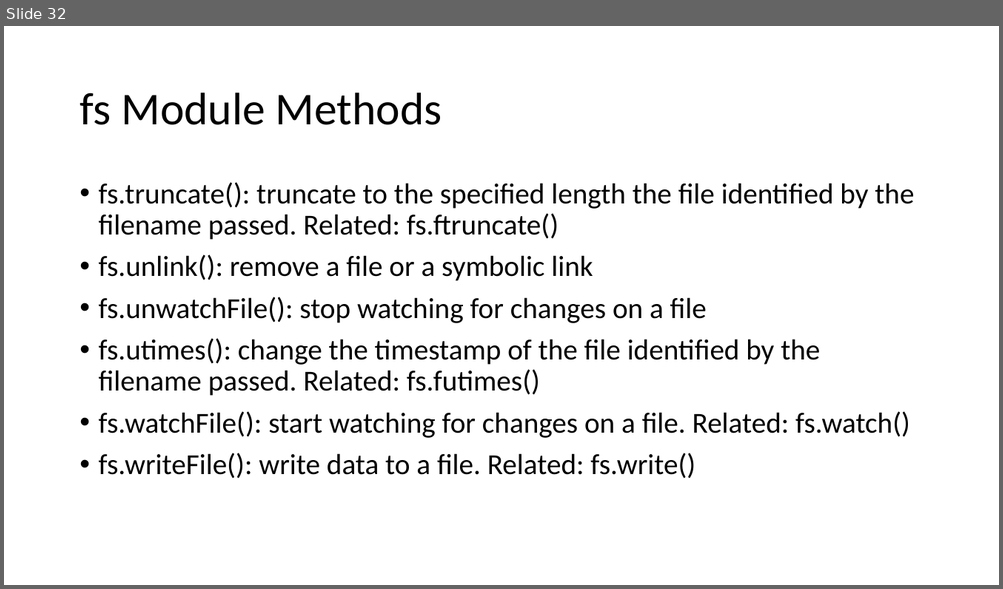
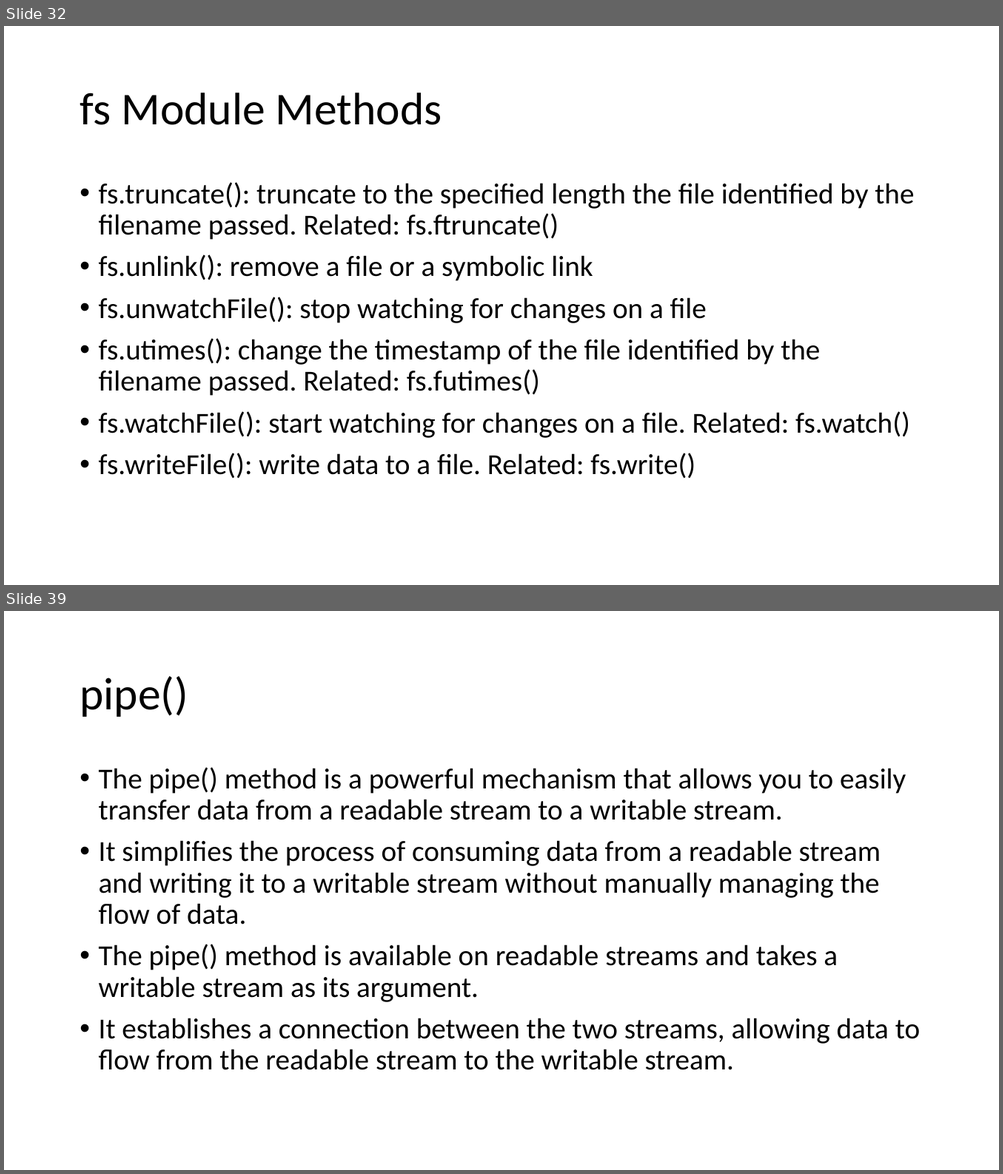
Before and after one commit to explore-with-manish/im-jan24, a slide deck: Node/Notes/Node.pptx. Shown one above the other, each under a label of ours: slide 32 before the commit, slides 32 and 39 after it; the slides between them are not shown. The pictures are 1003x589 and 1003x1174 pixels, drawn with LibreOffice and Linux fonts; fonts in the diff are those of the drawing. Boxes give left, top, right and bottom in pixels: in the first picture for what was removed or moved away, otherwise in the second. Text is boxed around its words. In the diff, an @@ line names an element or a change of style, - is before the commit and + after.

```diff
--- a/Node/Notes/Node.pptx
+++ b/Node/Notes/Node.pptx
@@ slide 39 added at [4,611,999,1170], background #FFFFFF @@
@@ title added at [79,676,188,717], 44 pt, text #000000 @@
+pipe()
@@ text added at [99,767,919,1071], 28 pt, text #000000 @@
+• The pipe() method is a powerful mechanism that allows you to easily transfer data from a readable stream to a writable stream.
+• It simplifies the process of consuming data from a readable stream and writing it to a writable stream without manually managing the flow of data.
+• The pipe() method is available on readable streams and takes a writable stream as its argument.
+• It establishes a connection between the two streams, allowing data to flow from the readable stream to the writable stream.
```
Also in this commit, not shown: 20 other slides added, 4 other files.
